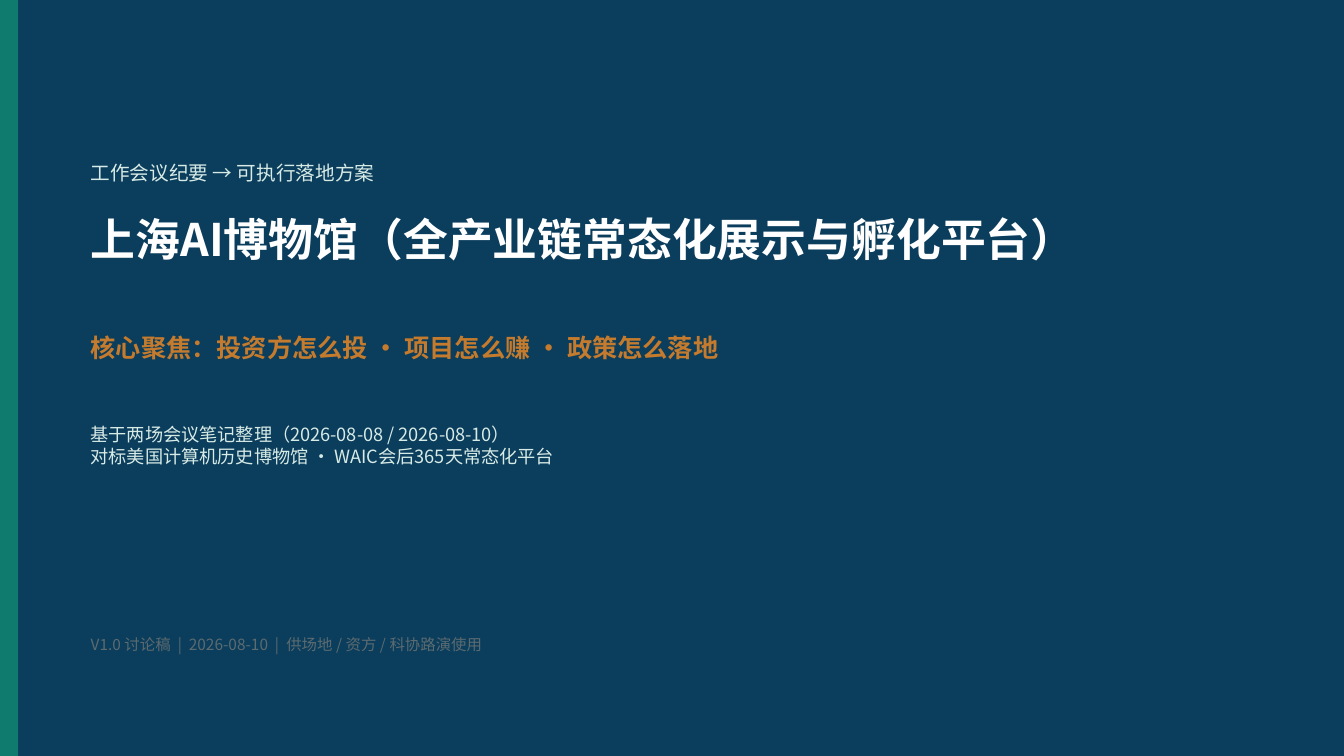
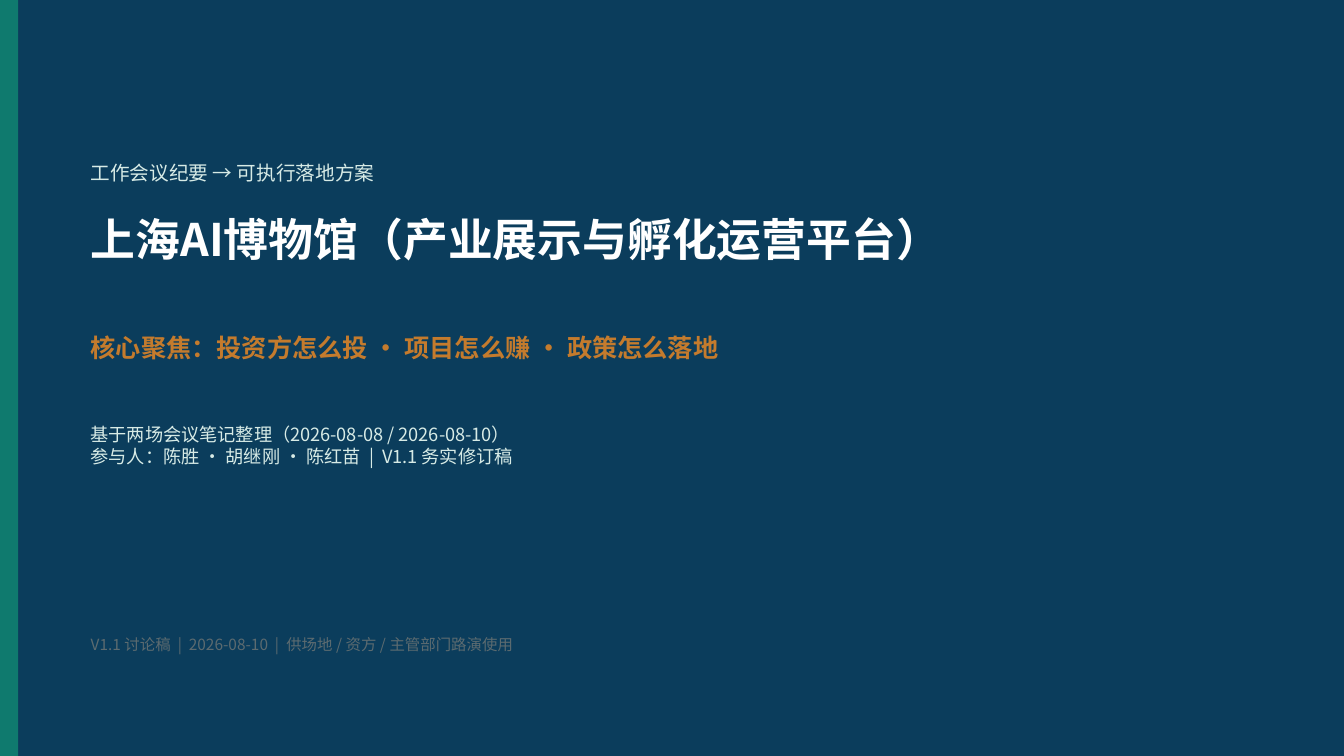
Before and after one commit to hujigang2010-maker/AIDEN, a slide deck: slide 1 of deliverables/上海AI博物馆_可执行落地方案.pptx. Drawn at 1344x756 pixels with LibreOffice and Linux fonts; fonts in the diff are those of the drawing. Boxes give left, top, right and bottom in pixels: in the first picture for what was removed or moved away, otherwise in the second. Text is boxed around its words. In the diff, an @@ line names an element or a change of style, - is before the commit and + after.

```diff
--- a/deliverables/上海AI博物馆_可执行落地方案.pptx
+++ b/deliverables/上海AI博物馆_可执行落地方案.pptx
@@ text at bbox=[91, 217, 941, 261]: text changed @@
-上海AI博物馆（全产业链常态化展示与孵化平台）
+上海AI博物馆（产业展示与孵化运营平台）
@@ text at bbox=[91, 447, 513, 465]: text changed @@
-对标美国计算机历史博物馆 · WAIC会后365天常态化平台
+参与人：陈胜 · 胡继刚 · 陈红苗 | V1.1 务实修订稿
@@ text at bbox=[91, 637, 513, 651]: text changed @@
-V1.0 讨论稿 | 2026-08-10 | 供场地 / 资方 / 科协路演使用
+V1.1 讨论稿 | 2026-08-10 | 供场地 / 资方 / 主管部门路演使用
```
Also in this commit, not shown: 13 other slides changed, 7 other files.
